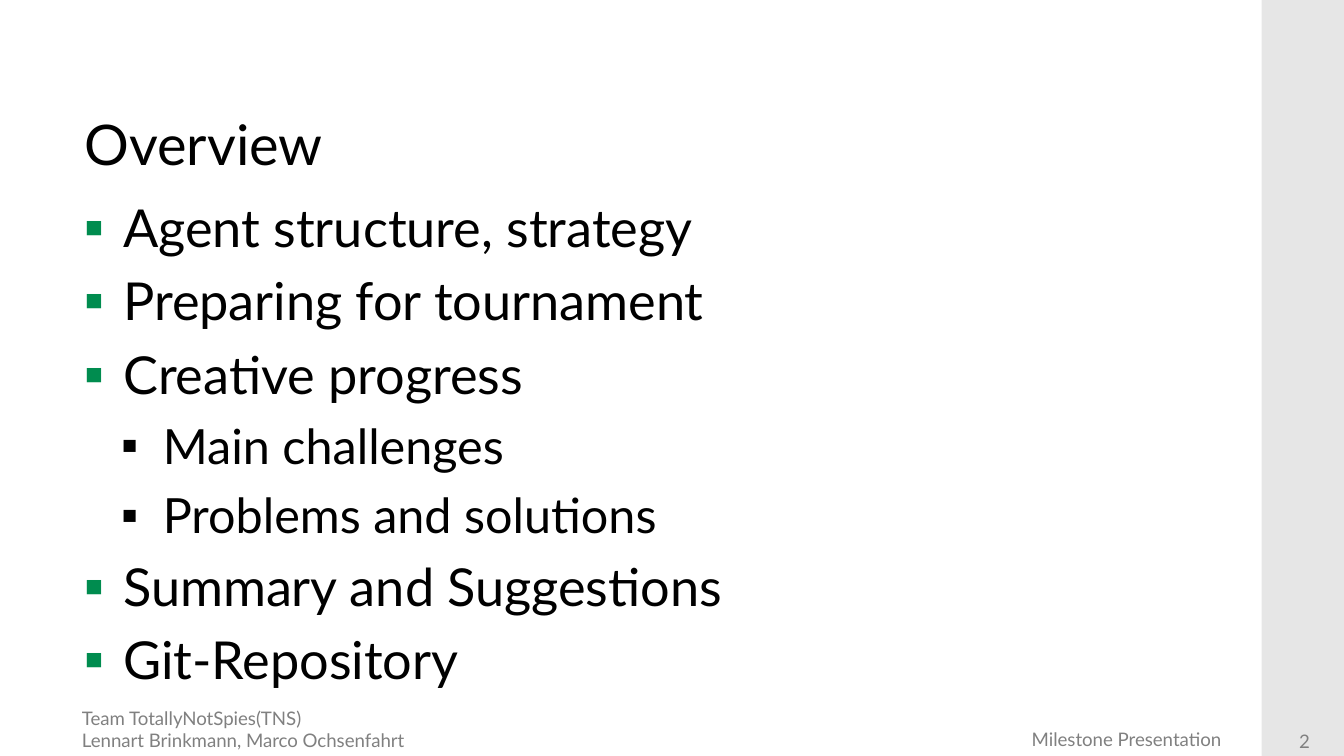
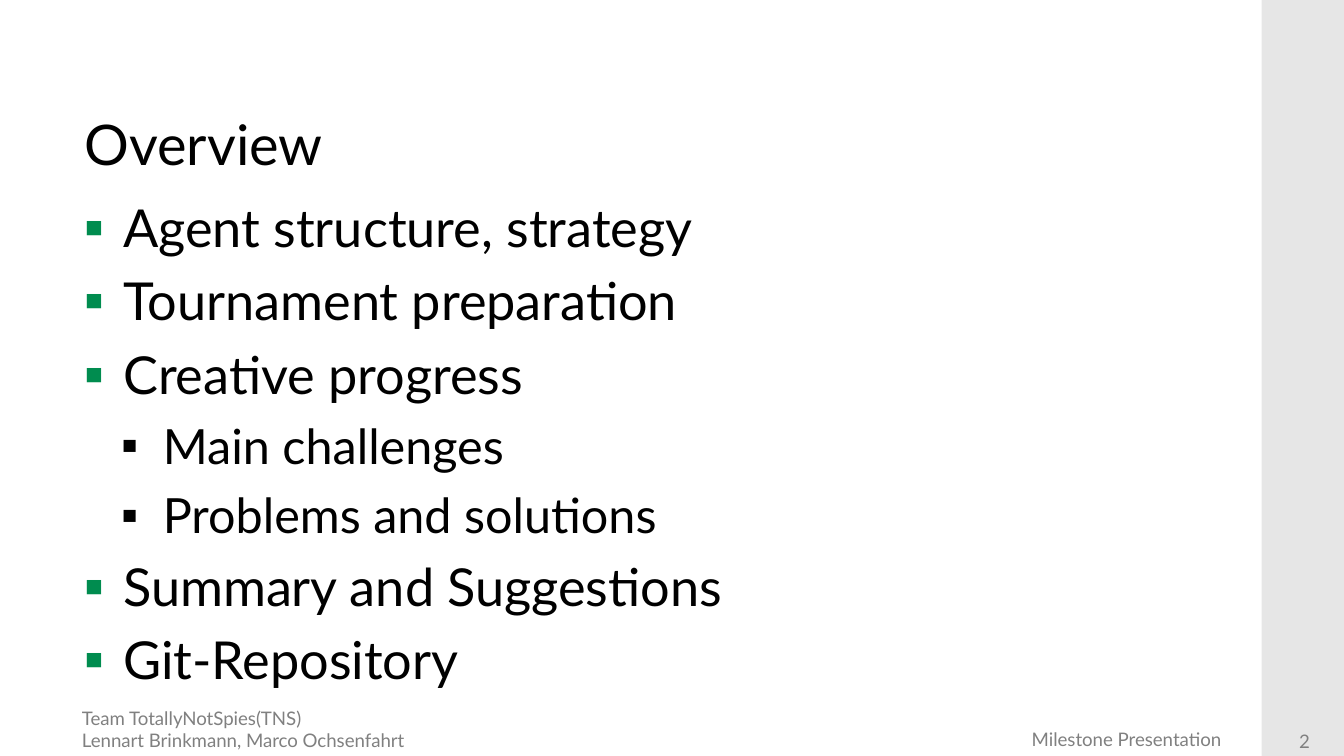
Before and after one commit to DieMango/PiB_Bri_Och, a slide deck: slide 2 of FinalPresentation.pptx. Drawn at 1344x756 pixels with LibreOffice and Linux fonts; fonts in the diff are those of the drawing; background and template pictures are left out. Boxes give left, top, right and bottom in pixels: in the first picture for what was removed or moved away, otherwise in the second. Text is boxed around its words. In the diff, an @@ line names an element or a change of style, - is before the commit and + after.

```diff
--- a/FinalPresentation.pptx
+++ b/FinalPresentation.pptx
@@ text at (123,281,677,329): text changed @@
-▪ Preparing for tournament
+▪ Tournament preparation
```
Also in this commit, not shown: 8 other slides changed.
